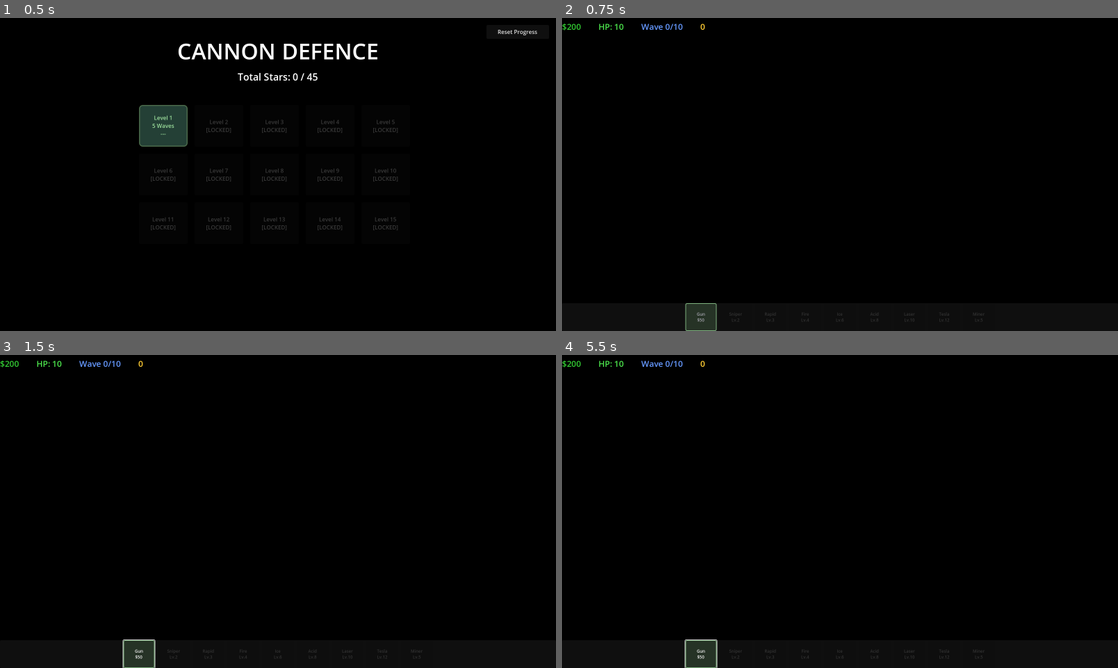
Above: before the commit, frames 1-4 (two rows, left to right).
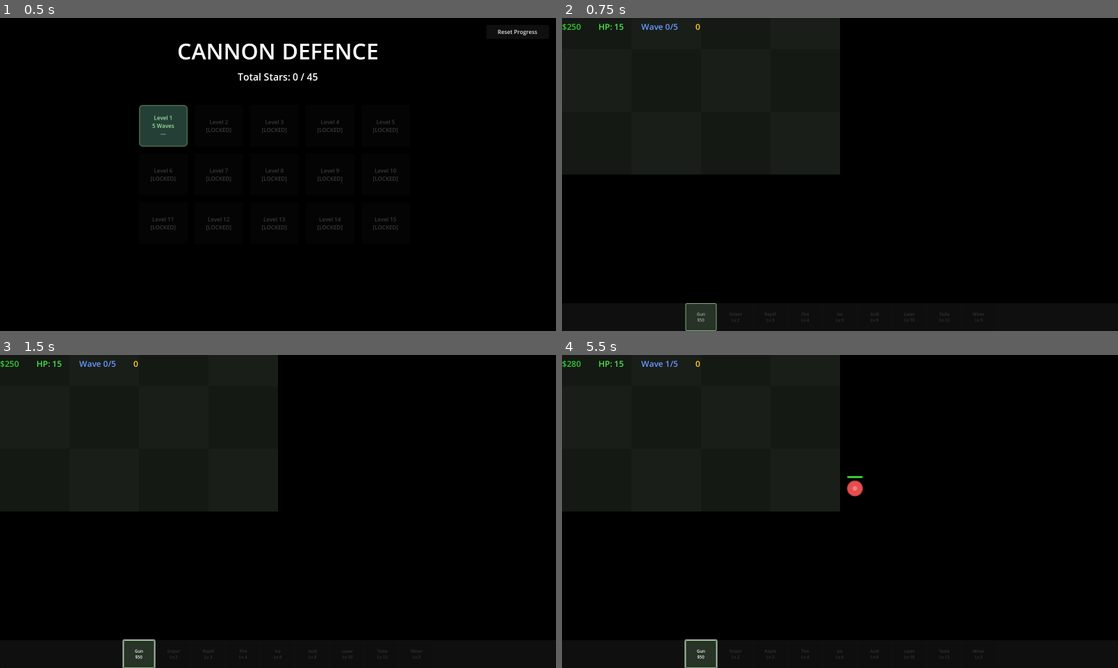
Above: after the commit, the same moments.

Repository: Krupnikas/cannonDefence
Game: Godot game, scene res://scenes/main_menu.tscn
Two runs of this game, one before a commit and one after it. Both use one fixed random seed, a clock stepped at 60 frames per second and the inputs below.
Inputs (mouse positions are in pixels of both pictures, inside the frame that each line leads up to):
- Up to frame 1 (0.5 s): no input
- Up to frame 2 (0.75 s): click "Level 1 5 Waves ---" at 0.5 s
- Up to frame 3 (1.5 s): click "Gun $50" at 1.25 s
- Up to frame 4 (5.5 s): click "Gun $50" at 2 s; click "Gun $50" at 2.75 s; tap Enter at 3.5, 5 s; move the mouse to (962, 495) at 3.52 s; click (962, 495) at 3.67 s; tap Space at 4.25 s; move the mouse to (728, 527) at 4.27 s; click (728, 527) at 4.42 s; move the mouse to (895, 442) at 5.02 s; click (895, 442) at 5.17 s

Frame 1 is identical in both runs. In frame 2, 25% of the frame differs, in the area x 0-50%, y 0-50%; in frame 3, 25%; in frame 4, 25%, in the area x 0-55%, y 0-50%.
Error before the commit: Parse Error: Cannot infer the type of "to_enemy" variable because the value doesn't have a set type. (res://scripts/bullets/bullet.gd:108)

Commit message:
Fix GDScript type inference and export template path

Diff:
--- a/godot_version/scripts/bullets/bullet.gd
+++ b/godot_version/scripts/bullets/bullet.gd
@@ -105,11 +105,11 @@
 			continue
 
 		# Check if enemy is along the laser line
-		var to_enemy := enemy.global_position - global_position
-		var proj := to_enemy.dot(direction)
+		var to_enemy: Vector2 = enemy.global_position - global_position
+		var proj: float = to_enemy.dot(direction)
 
 		if proj > 0 and proj < 500:  # Within range
-			var perp_dist := abs(to_enemy.cross(direction))
+			var perp_dist: float = abs(to_enemy.cross(direction))
 			if perp_dist < enemy.body_radius + bullet_size:
 				_hit_enemy(enemy, false)  # Don't destroy on hit
 				hit_any = true
--- a/godot_version/scripts/game.gd
+++ b/godot_version/scripts/game.gd
@@ -319,7 +319,7 @@
 
 
 func _sell_cannon(cannon: Node2D, grid_pos: Vector2i) -> void:
-	var sell_value := cannon.get_sell_value()
+	var sell_value: int = cannon.get_sell_value()
 	GameData.add_money(sell_value)
 
 	grid[grid_pos.x][grid_pos.y] = null
Not shown, changed: .github/workflows/deploy.yml
